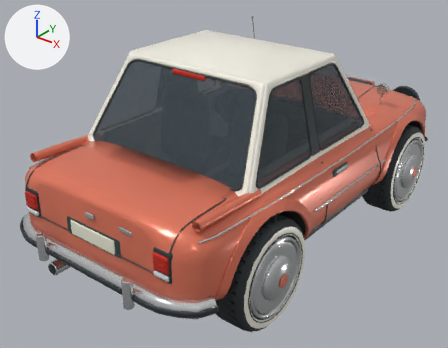
The FBX model unity/Assets/Resources/Cars/dover_lod1.fbx: old version first, new version second.
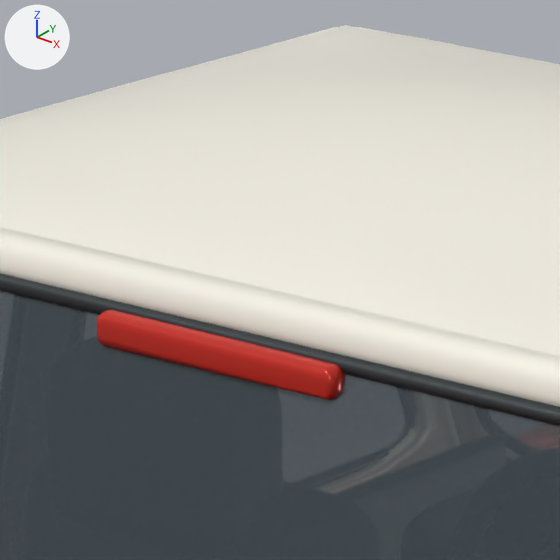
The first picture shows the older version from a camera (50 mm lens) standing at (2.8, -3.89, 2.81) and looking at (-0.11, -0.26, 0.56). The close-ups show the older and then the newer version on the part from 36% to 53% of the width and 8% to 29% of the height of that picture. Only the edits that show in the close-ups are written down. Arrows for +X, +Y and +Z are at upper left; the lights stay in place. Where no turn or scale is listed for an object, it has been applied to the vertices. Vertices at exactly the same position are counted once.

Names of what the first close-up shows: 'Body'.
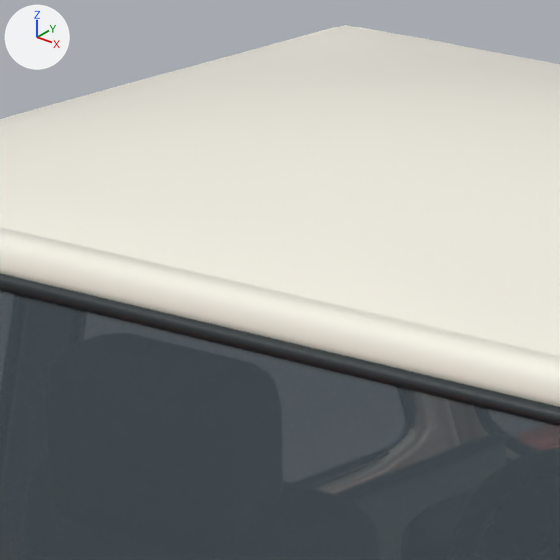
Where the newer file only moved an object's origin or applied its transform, the numbers keep the older frame.

Pixel boxes [x1, y1, x2, y2] of what changed, in the close-ups (560 x 560 px):
part 1 of me_continuous_formed_body_shell_002, deleted: before [97, 310, 345, 400]

What the commit changed:
me_continuous_formed_body_shell_002 is used by ob_body; location (0.0, 0.0, 0.0).
me_continuous_formed_body_shell_002 had 11218 vertices, 21258 faces and spanned x -0.93..0.93, y -1.88..1.88, z 0.25..1.68.
me_continuous_formed_body_shell_002 now has 11171 vertices, 21168 faces and spans x -0.93..0.93, y -1.88..1.88, z 0.25..1.68.
me_continuous_formed_body_shell_002 part 1: the loose piece of 50 vertices spanning x -0.15..0.15, y -0.79..-0.77, z 1.53..1.57 is deleted.
Other edits to the shape of me_continuous_formed_body_shell_002 do not show in these pictures.
